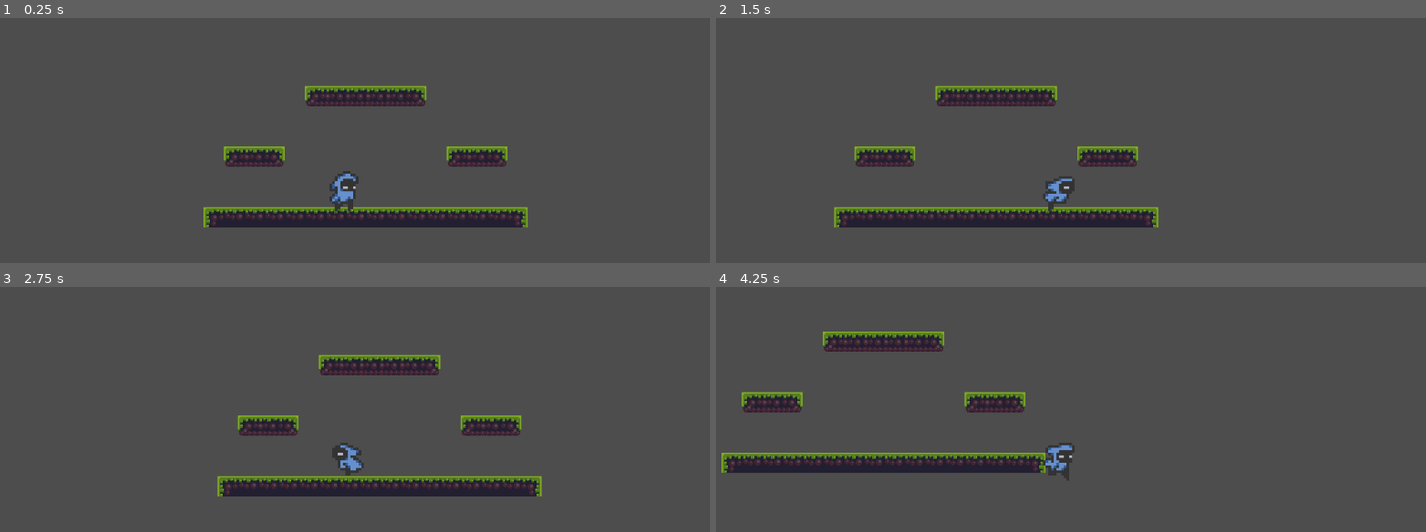
Above: before the commit, frames 1-4 (two rows, left to right).
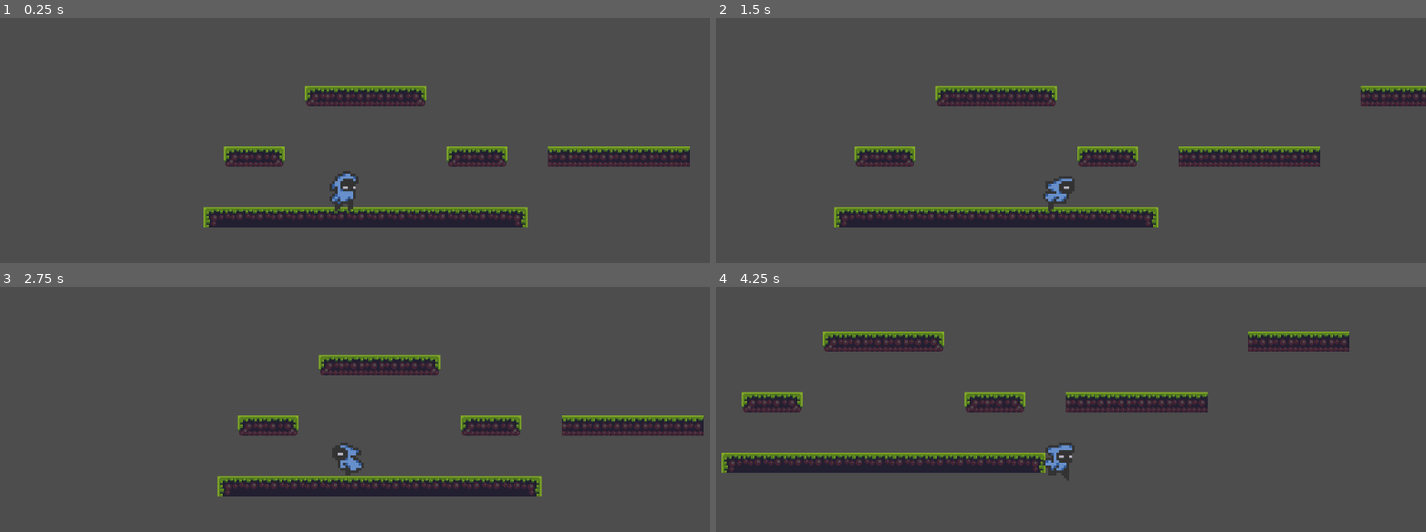
Above: after the commit, the same moments.

Repository: Veddersboy/millennium
Game: Godot game, scene res://Scenes/game.tscn
The game is run twice, just before and just after one commit, with the same random seed, the same clock (stepped at 60 frames per second) and the same inputs.
Inputs (mouse positions are in pixels of both pictures, inside the frame that each line leads up to):
- Up to frame 1 (0.25 s): no input
- Up to frame 2 (1.5 s): move the mouse to (1220, 191) at 0.52 s; hold S (crouch) 0.53-1.28 s; hold D (move_right) from 0.53 s (still down); click (1220, 191) at 0.6 s; tap Space (jump) at 0.77, 1.07 s; move the mouse to (914, 231) at 1.27 s; tap S (crouch) at 1.35 s
- Up to frame 3 (2.75 s): tap Space (jump) at 1.52, 1.55, 1.82, 2.1 s; move the mouse to (418, 389) at 2.02 s; release D (move_right) at 2.03 s; hold A (move_left) from 2.03 s (still down); click (418, 389) at 2.3 s
- Up to frame 4 (4.25 s): move the mouse to (outside the picture) at 2.77 s; release A (move_left) at 2.78 s; hold D (move_right) from 2.78 s (still down); click (outside the picture) at 2.85 s; tap Space (jump) at 3.02, 3.32, 3.77, 3.8, 4.07 s; tap S (crouch) at 3.05 s; move the mouse to (outside the picture) at 3.52 s; hold S (crouch) from 3.53 s (still down)

The runs differ from the first frame. In frame 1, 1.5% of the frame differs, in the area x 77-98%, y 52-61%; in frame 2, 2.3%; in frame 3, 1.5%; in frame 4, 2.7%, in the area x 49-90%, y 18-52%.

Commit message:
slight code refinements using 'enum'

Diff:
--- a/Scenes/game.tscn
+++ b/Scenes/game.tscn
@@ -7,6 +7,7 @@
 
 [node name="tm1" parent="." instance=ExtResource("1_qxrlw")]
 position = Vector2(515, 361)
+layer_0/tile_data = PackedInt32Array(-131076, 0, 0, -131075, 65536, 0, -131074, 65536, 0, -131073, 65536, 0, -196608, 65536, 0, -196607, 65536, 0, -196606, 65536, 0, -196605, 65536, 0, -196604, 65536, 0, -196603, 65536, 0, -196602, 65536, 0, -196601, 65536, 0, -196600, 65536, 0, -196599, 65536, 0, -196598, 65536, 0, -196597, 131072, 0, -393208, 393216, 3, -393207, 458752, 3, -393206, 524288, 3, -327683, 393216, 3, -327682, 458752, 3, -327681, 524288, 3, -589823, 393216, 3, -589822, 458752, 3, -589821, 458752, 3, -589820, 458752, 3, -589819, 458752, 3, -589818, 524288, 3, -393203, 458752, 3, -393202, 458752, 3, -393201, 458752, 3, -393200, 458752, 3, -393199, 458752, 3, -393198, 458752, 3, -393197, 458752, 3, -589802, 458752, 3, -589801, 458752, 3, -589800, 458752, 3, -589799, 458752, 3, -589798, 458752, 3)
 
 [node name="player" parent="." instance=ExtResource("1_ebmjs")]
 position = Vector2(564, 315)
--- a/scripts/player.gd
+++ b/scripts/player.gd
@@ -10,6 +10,10 @@
 
 var maxSpeed = 100 * 1.5
 var lastDirection := Vector2(1, 0)
+
+enum player_state{ IDLE, RUN, JUMP, FALL, CROUCH}
+var state = player_state.IDLE
+
 var playerState = "idle"
 
 func _physics_process(delta):
@@ -23,39 +27,53 @@
 			velocity.x = direction.x * maxSpeed
 	else:
 		velocity.x = direction.x * maxSpeed
+
 	if not is_on_floor():
 		velocity.y += GRAVITY * delta
 	elif Input.is_action_just_pressed("jump"):
 		velocity.y = jump_velocity
 
+	# Small jump
 	if Input.is_action_just_released("jump") and velocity.y < 0:
 			velocity.y *= jump_cut_multiplier
 
 	move_and_slide()
 
-	if direction == Vector2.ZERO:
-		playerState = "idle"
+	if direction.x != 0:
+		lastDirection.x = direction.x
+
+	# Jump, Crouch, and run physics.
+	if not is_on_floor():
+		if velocity.y < 0:
+			state = player_state.JUMP
+		else:
+			state = player_state.FALL
+	elif Input.is_action_pressed("crouch"):
+		state = player_state.CROUCH
+	elif direction != Vector2.ZERO:
+		state = player_state.RUN
 	else:
-		playerState = "walking"
-		lastDirection = direction
+		state = player_state.IDLE
 
 	play_walk_animation(direction, direction_up_and_down)
 
 func play_walk_animation(direction: Vector2, vertical_input: Vector2):
-	var flip = direction.x < 0 if direction.x != 0 else lastDirection.x < 0
-	$AnimatedSprite2D.flip_h = flip
+	$AnimatedSprite2D.flip_h = lastDirection.x < 0
 
 	if Input.is_action_just_pressed("attack"):
 		$AnimatedSprite2D.play("base_attack")
+		return
 
-	if not is_on_floor():
-		if velocity.y < 0:
+	match state:
+		player_state.IDLE:
+			$AnimatedSprite2D.play("idle_right")
+		player_state.RUN:
+			$AnimatedSprite2D.play("move_right")
+		player_state.JUMP:
 			$AnimatedSprite2D.play("jump")
-		else:
+		player_state.FALL:
 			$AnimatedSprite2D.play("fall")
-	elif Input.is_action_pressed("crouch"):
-		$AnimatedSprite2D.play("crouch")
-	elif direction == Vector2.ZERO:
-		$AnimatedSprite2D.play("idle_right")
-	else:
-		$AnimatedSprite2D.play("move_right")
+		player_state.CROUCH:
+			$AnimatedSprite2D.play("crouch")
+		_:
+			$AnimatedSprite2D.play("idle_right") # Default
